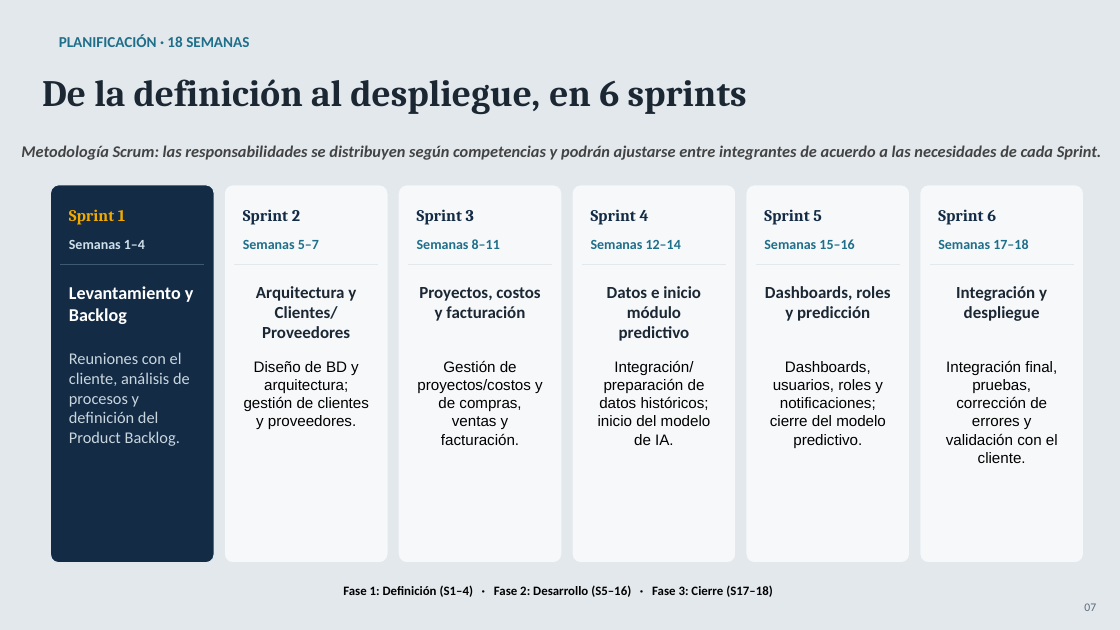
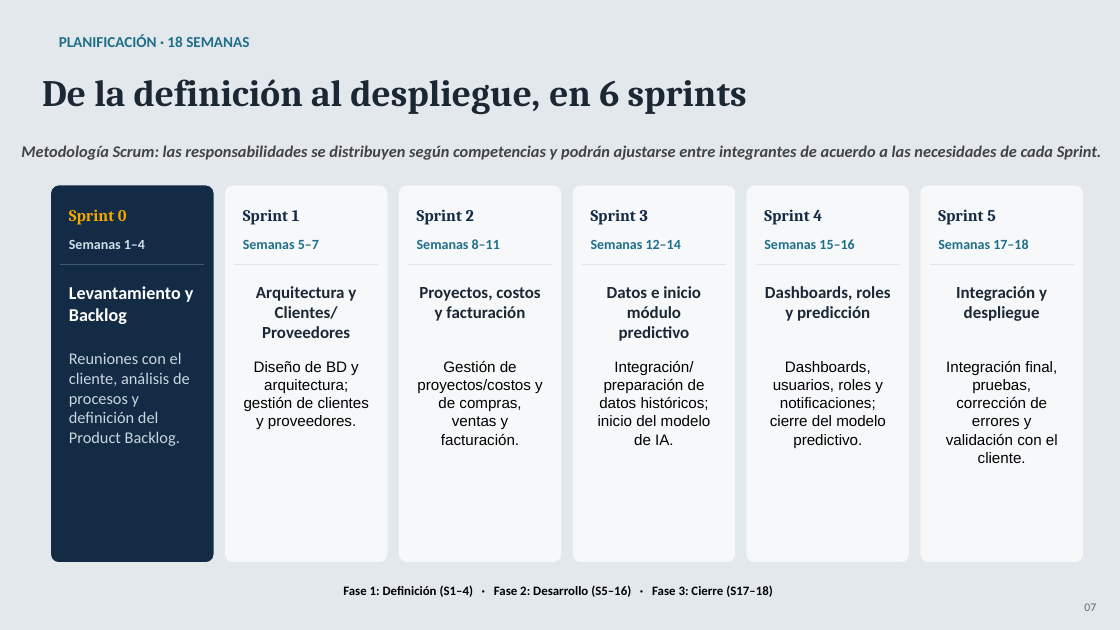
Before and after one commit to T-VeMo/sei-digitals, a slide deck: slide 9 of docs/Fase 1/Evidencias Grupales/Presentación Proyecto.pptx. Drawn at 1120x630 pixels with LibreOffice and Linux fonts; fonts in the diff are those of the drawing. Boxes give left, top, right and bottom in pixels: in the first picture for what was removed or moved away, otherwise in the second. Text is boxed around its words. In the diff, an @@ line names an element or a change of style, - is before the commit and + after.

Commit message:
Add files via upload
Ajustada numeración de los sprints del método Scrum.

```diff
--- a/docs/Fase 1/Evidencias Grupales/Presentación Proyecto.pptx
+++ b/docs/Fase 1/Evidencias Grupales/Presentación Proyecto.pptx
@@ text at <box>69,209,127,225</box>: text changed @@
-Sprint 1
+Sprint 0
@@ text at <box>243,209,299,225</box>: text changed @@
-Sprint 2
+Sprint 1
@@ text at <box>417,209,474,225</box>: text changed @@
-Sprint 3
+Sprint 2
@@ text at <box>591,209,648,225</box>: text changed @@
-Sprint 4
+Sprint 3
@@ text at <box>764,209,822,225</box>: text changed @@
-Sprint 5
+Sprint 4
@@ text at <box>938,209,995,225</box>: text changed @@
-Sprint 6
+Sprint 5
```
